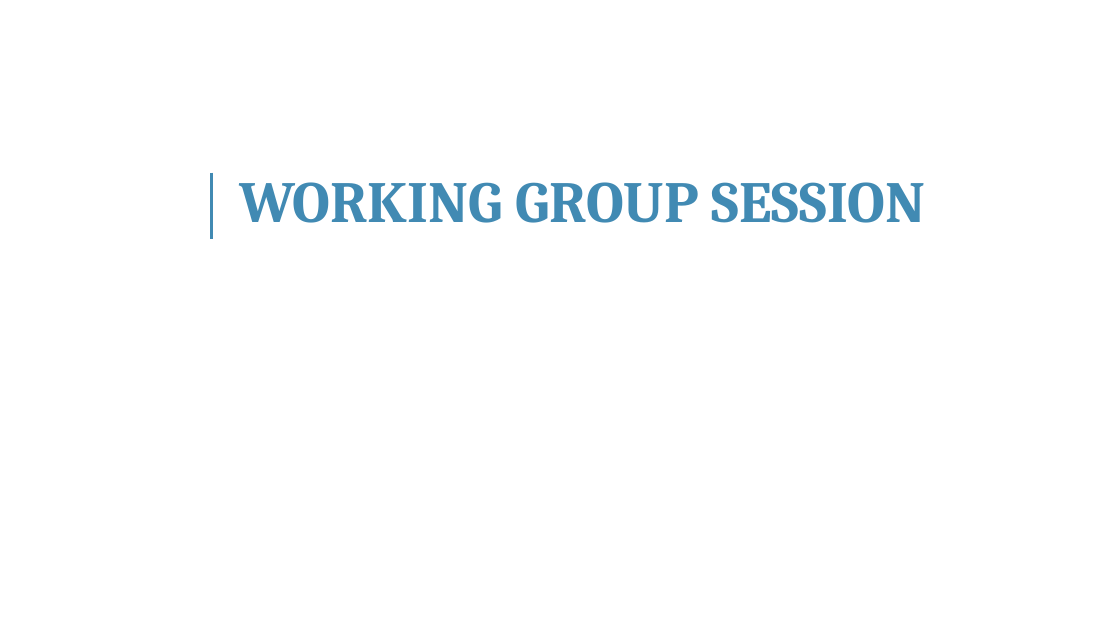
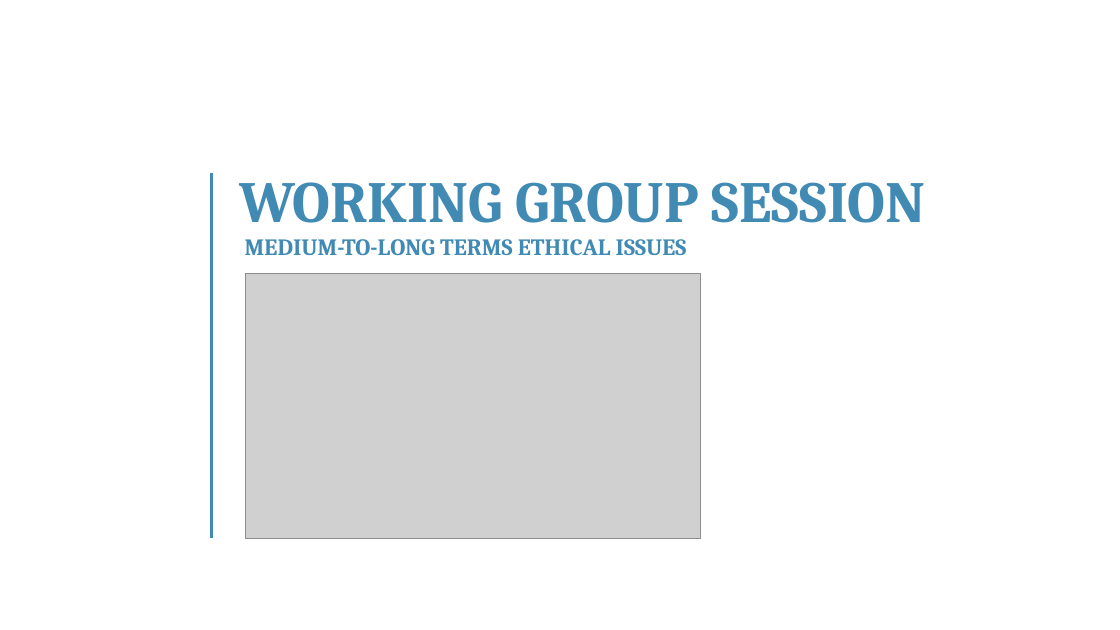
Before and after one commit to franckalbinet/itu-eaco-zanzibar-12-2018, a slide deck: slide 23 of presentations/session-6-ethics-of-ai.pptx (slide 20 before the commit). Drawn at 1120x630 pixels with LibreOffice and Linux fonts; fonts in the diff are those of the drawing; grey boxes stand for pictures; background and template pictures are left out. Boxes give left, top, right and bottom in pixels: in the first picture for what was removed or moved away, otherwise in the second. Text is boxed around its words. In the diff, an @@ line names an element or a change of style, - is before the commit and + after.

```diff
--- a/presentations/session-6-ethics-of-ai.pptx
+++ b/presentations/session-6-ethics-of-ai.pptx
@@ line moved from (212, 173) - (212, 239) to (212, 173) - (212, 539) @@
@@ text added at <box>245,239,687,256</box>, 20 pt, text #418AB3, bold @@
+MEDIUM-TO-LONG TERMS ETHICAL ISSUES
@@ picture added at <box>245,274,700,539</box> @@
```
Also in this commit, not shown: 1 other slide changed, 3 slides added, 4 other files.
